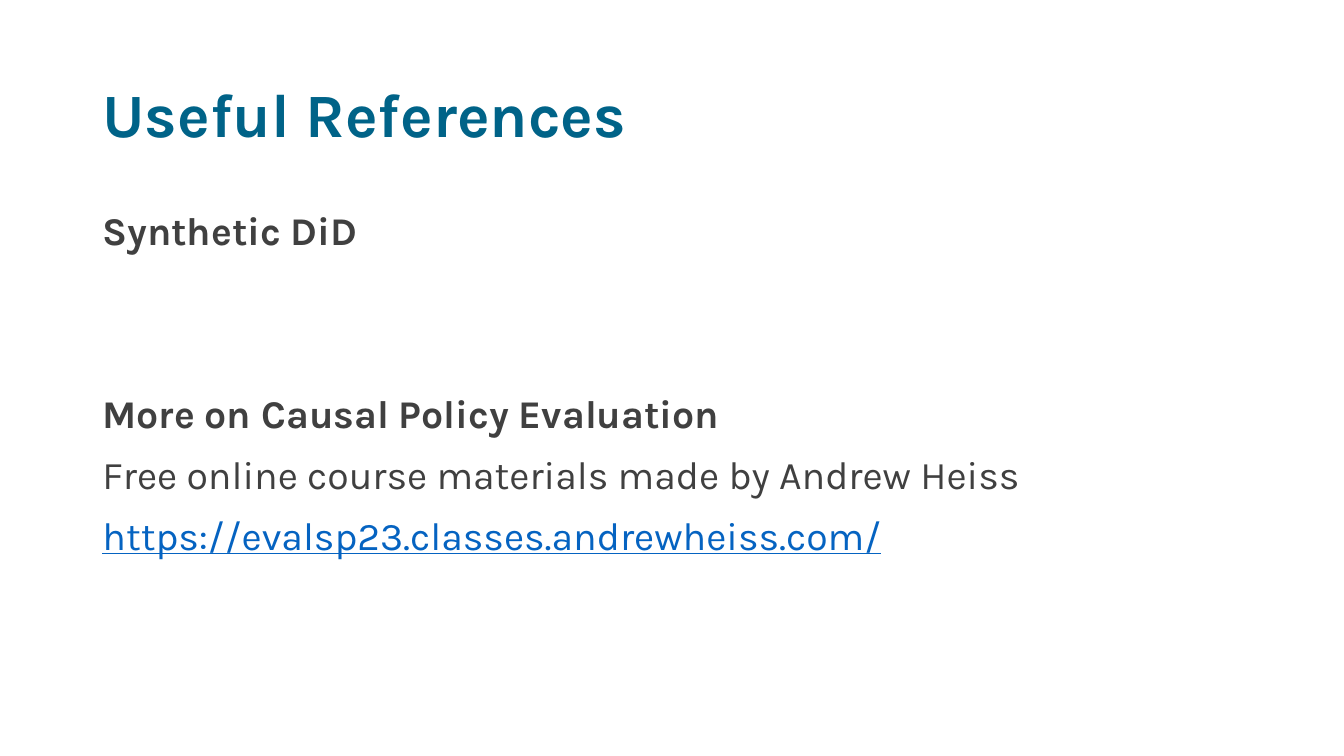
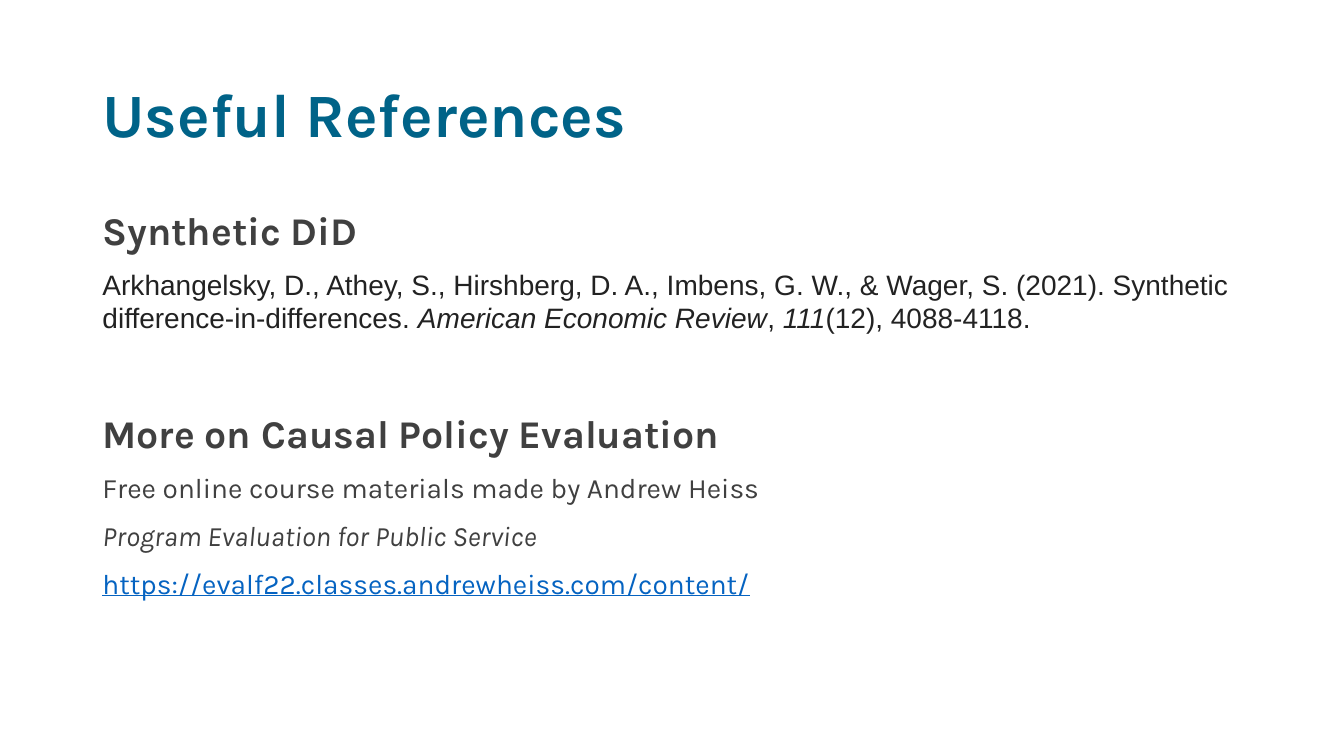
Before and after one commit to sodascience/workshop_causal_impact_assessment, a slide deck: slide 13 of lectures/05_discussion/discussion.pptx (slide 9 before the commit). Drawn at 1344x756 pixels with LibreOffice and Linux fonts; fonts in the diff are those of the drawing. Boxes give left, top, right and bottom in pixels: in the first picture for what was removed or moved away, otherwise in the second. Text is boxed around its words. In the diff, an @@ line names an element or a change of style, - is before the commit and + after.

```diff
--- a/lectures/05_discussion/discussion.pptx
+++ b/lectures/05_discussion/discussion.pptx
@@ text at (x1=102, y1=274, x2=1228, y2=334): paragraph added @@
+Arkhangelsky, D., Athey, S., Hirshberg, D. A., Imbens, G. W., & Wager, S. (2021). Synthetic difference-in-differences. American Economic Review, 111(12), 4088-4118.
@@ text at (x1=102, y1=478, x2=759, y2=505): size 28 to 20 pt in "Free online course materials made by Andrew ..." @@
@@ text at (x1=102, y1=526, x2=749, y2=601): text changed; size 28 to 20 pt @@
-https://evalsp23.classes.andrewheiss.com/
+Program Evaluation for Public Service
+https://evalf22.classes.andrewheiss.com/content/
```
Also in this commit, not shown: 3 other slides changed, 6 slides added, 31 slides removed, 2 other files.
